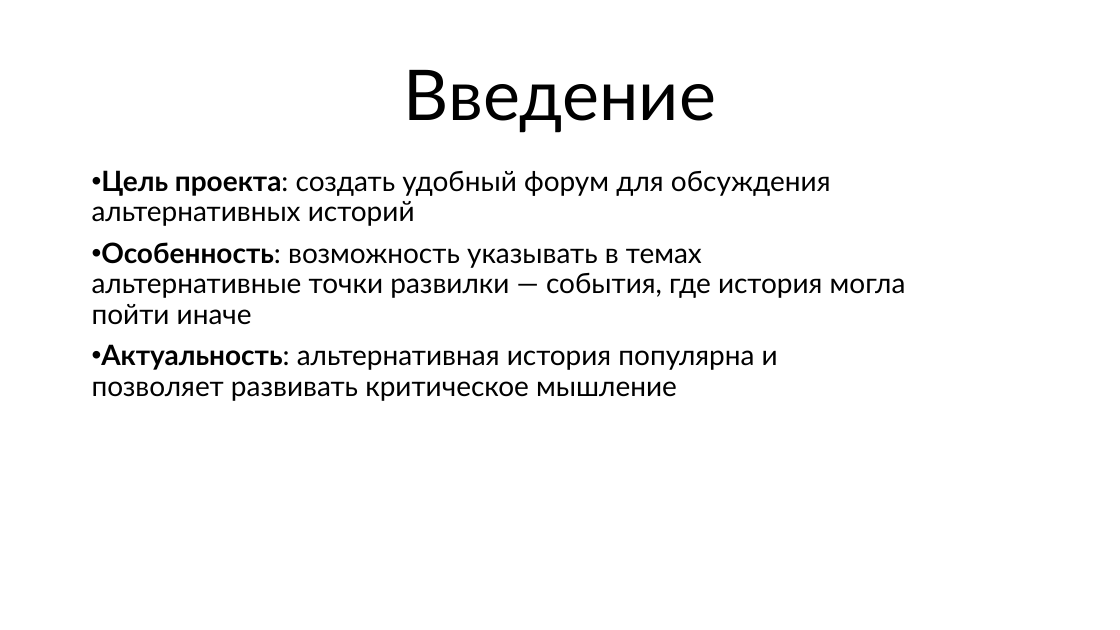
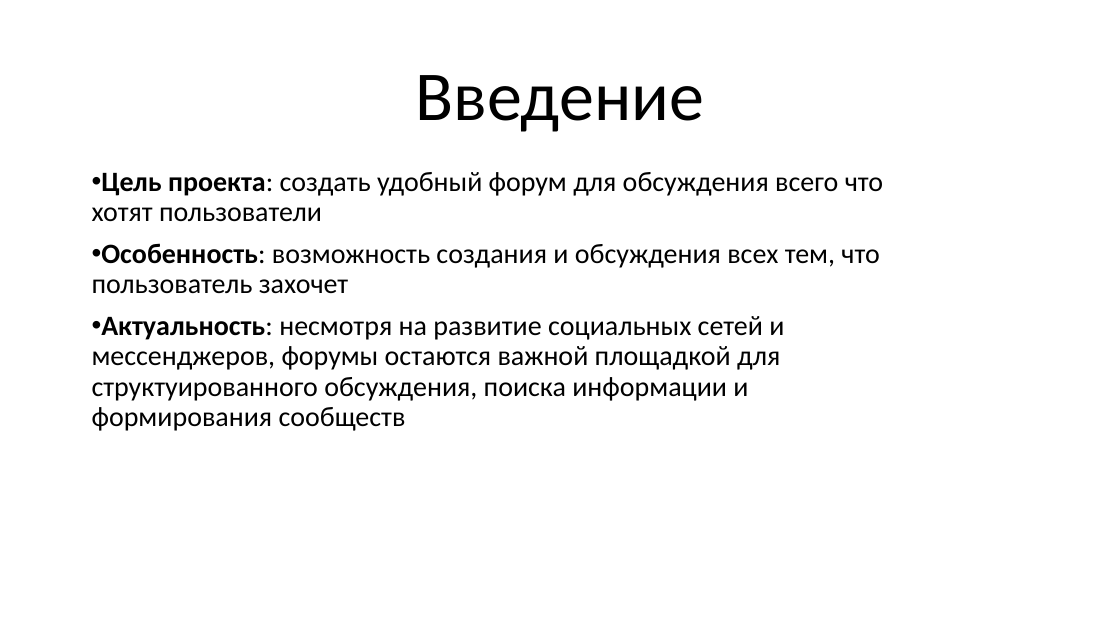
Before and after one commit to itbortnik/forum, a slide deck: slide 2 of Форум Альтернативной истории.pptx. Drawn at 1120x630 pixels with LibreOffice and Linux fonts; fonts in the diff are those of the drawing. Boxes give left, top, right and bottom in pixels: in the first picture for what was removed or moved away, otherwise in the second. Text is boxed around its words. In the diff, an @@ line names an element or a change of style, - is before the commit and + after.

```diff
--- a/Форум Альтернативной истории.pptx
+++ b/Форум Альтернативной истории.pptx
@@ title "Введение" at (416,75,705,132): font Lato to Calibri @@
@@ subtitle at (92,172,883,431): text changed; font Lato to Calibri @@
-• Цель проекта: создать удобный форум для обсуждения альтернативных историй
-• Особенность: возможность указывать в темах альтернативные точки развилки — события, где история могла пойти иначе
-• Актуальность: альтернативная история популярна и позволяет развивать критическое мышление
+• Цель проекта: создать удобный форум для обсуждения всего что хотят пользователи
+• Особенность: возможность создания и обсуждения всех тем, что пользователь захочет
+• Актуальность: несмотря на развитие социальных сетей и мессенджеров, форумы остаются важной площадкой для структуированного обсуждения, поиска информации и формирования сообществ
```
Also in this commit, not shown: 2 other slides changed.
